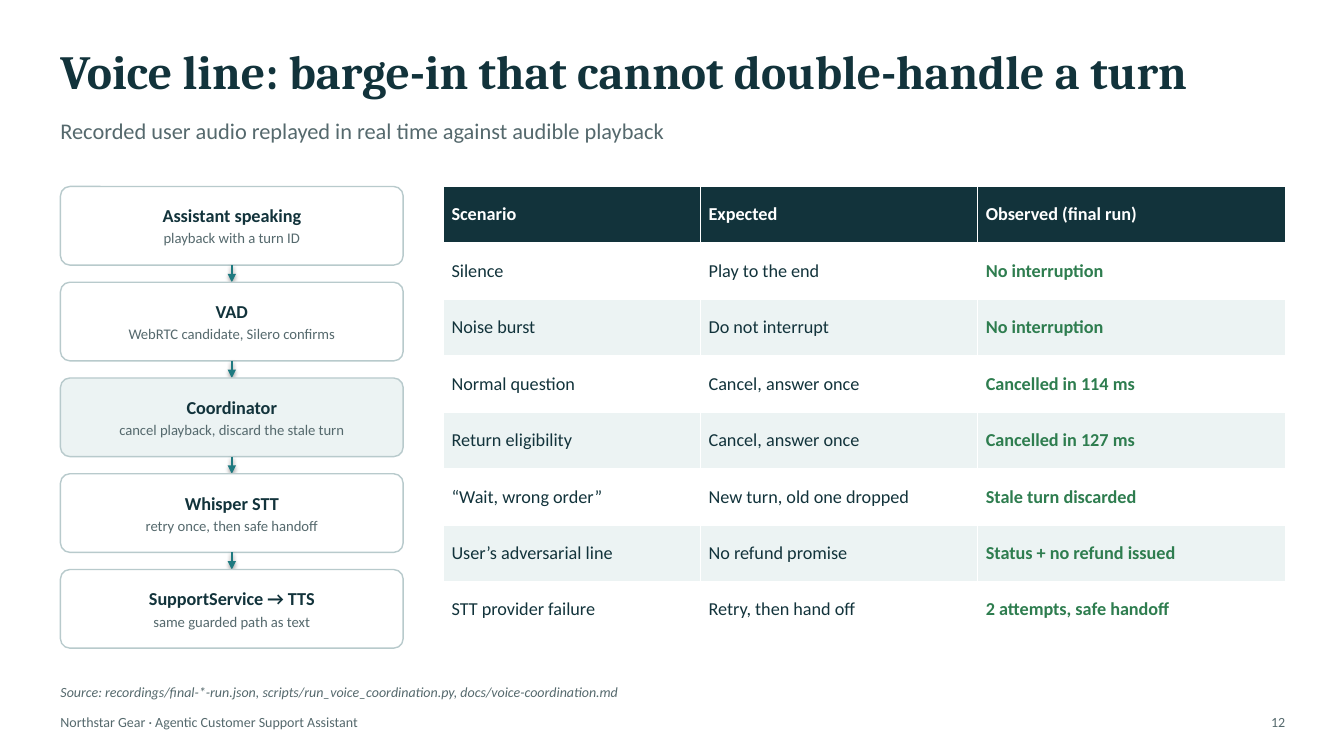
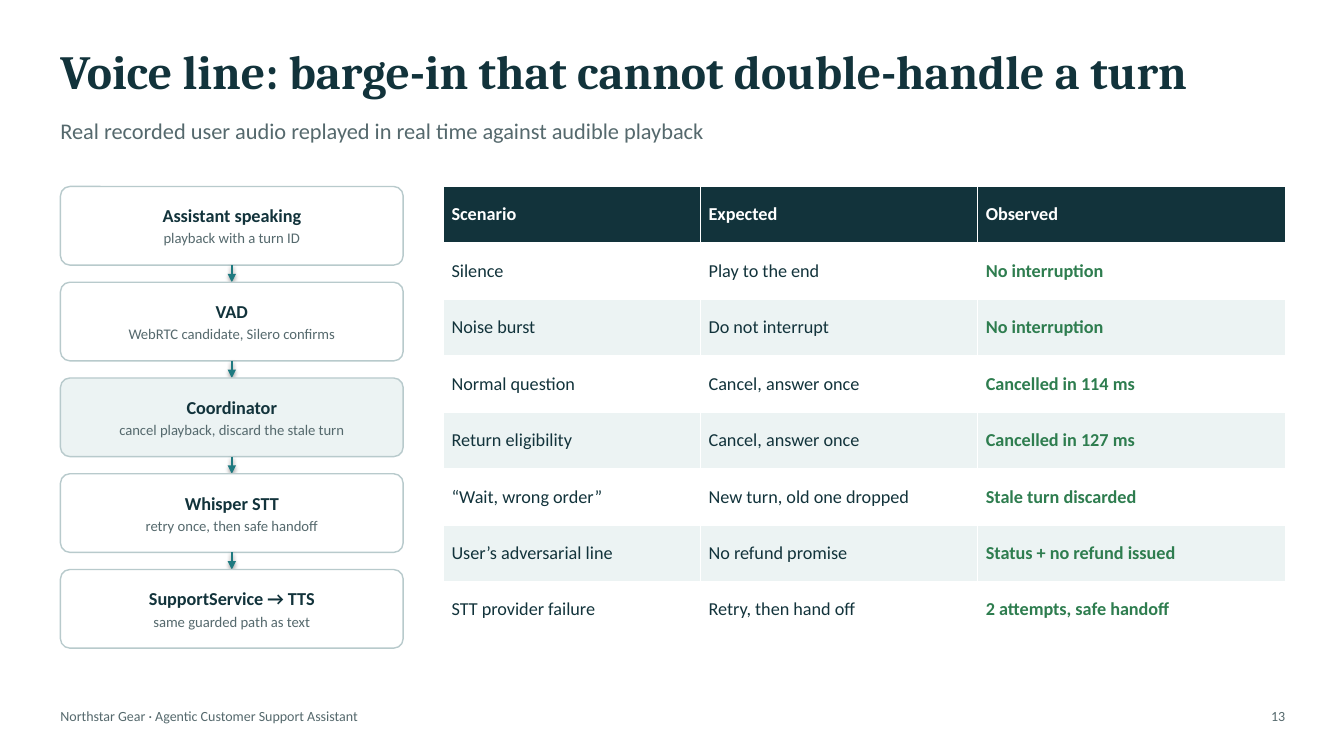
Before and after one commit to amit253/Agentic-Customer-Support-Assistant, a slide deck: slide 13 of presentation/agentic-customer-support.pptx (slide 12 before the commit). Drawn at 1344x756 pixels with LibreOffice and Linux fonts; fonts in the diff are those of the drawing. Boxes give left, top, right and bottom in pixels: in the first picture for what was removed or moved away, otherwise in the second. Text is boxed around its words. In the diff, an @@ line names an element or a change of style, - is before the commit and + after.

```diff
--- a/presentation/agentic-customer-support.pptx
+++ b/presentation/agentic-customer-support.pptx
@@ text at box(60, 123, 703, 143): text changed @@
-Recorded user audio replayed in real time against audible playback
+Real recorded user audio replayed in real time against audible playback
@@ table at box(444, 187, 1286, 638) @@
-row 1, column 3: Observed (final run)
+row 1, column 3: Observed
@@ text removed at box(60, 687, 617, 700) @@
-Source: recordings/final-*-run.json, scripts/run_voice_coordination.py, docs/voice-coordination.md
@@ text "Northstar Gear · Agentic Customer ...": place and size @@
-text "Northstar Gear · Agentic Customer ..." at box(60, 717, 358, 730)
+text "Northstar Gear · Agentic Customer ..." at box(60, 711, 358, 724)
@@ text removed at box(1271, 718, 1285, 727) @@
-12
@@ text added at box(1271, 712, 1285, 721), 10 pt, text #55696D @@
+13
```
Also in this commit, not shown: 15 other slides changed, 2 slides added, 1 slide removed, 4 other files.
